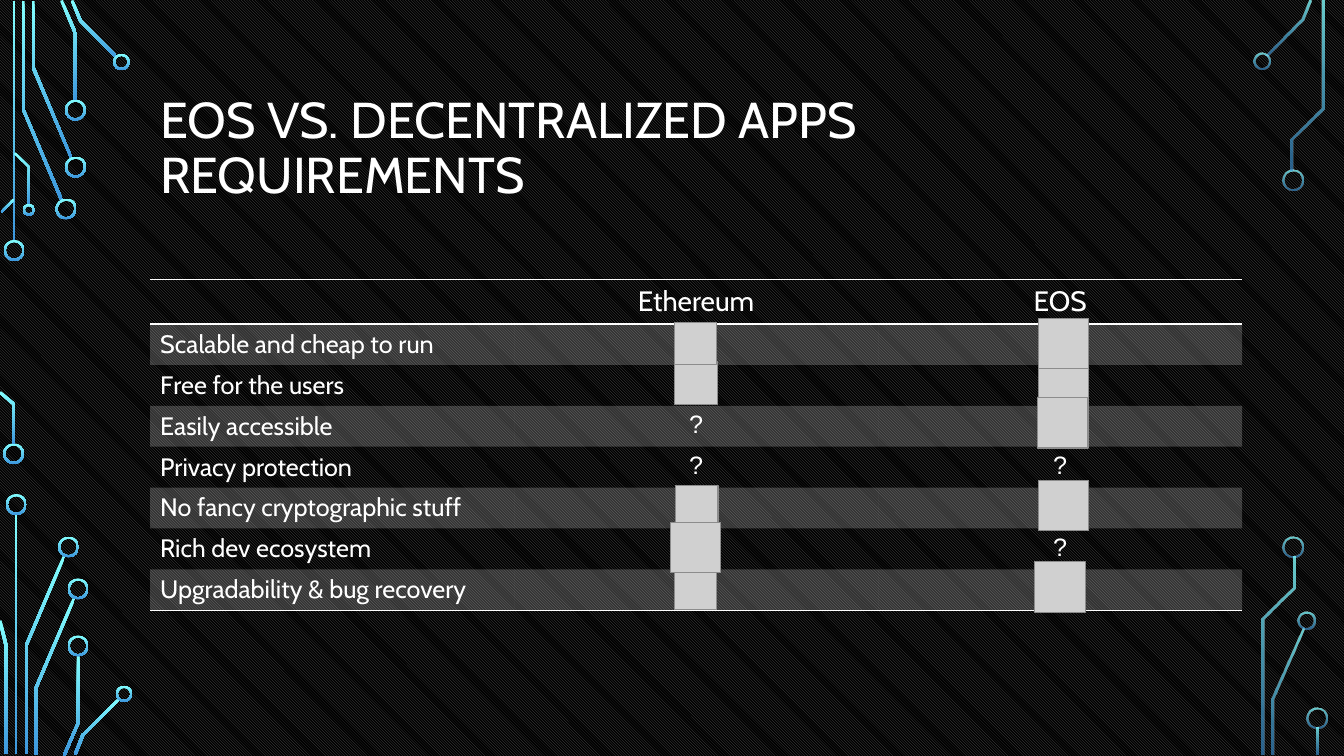
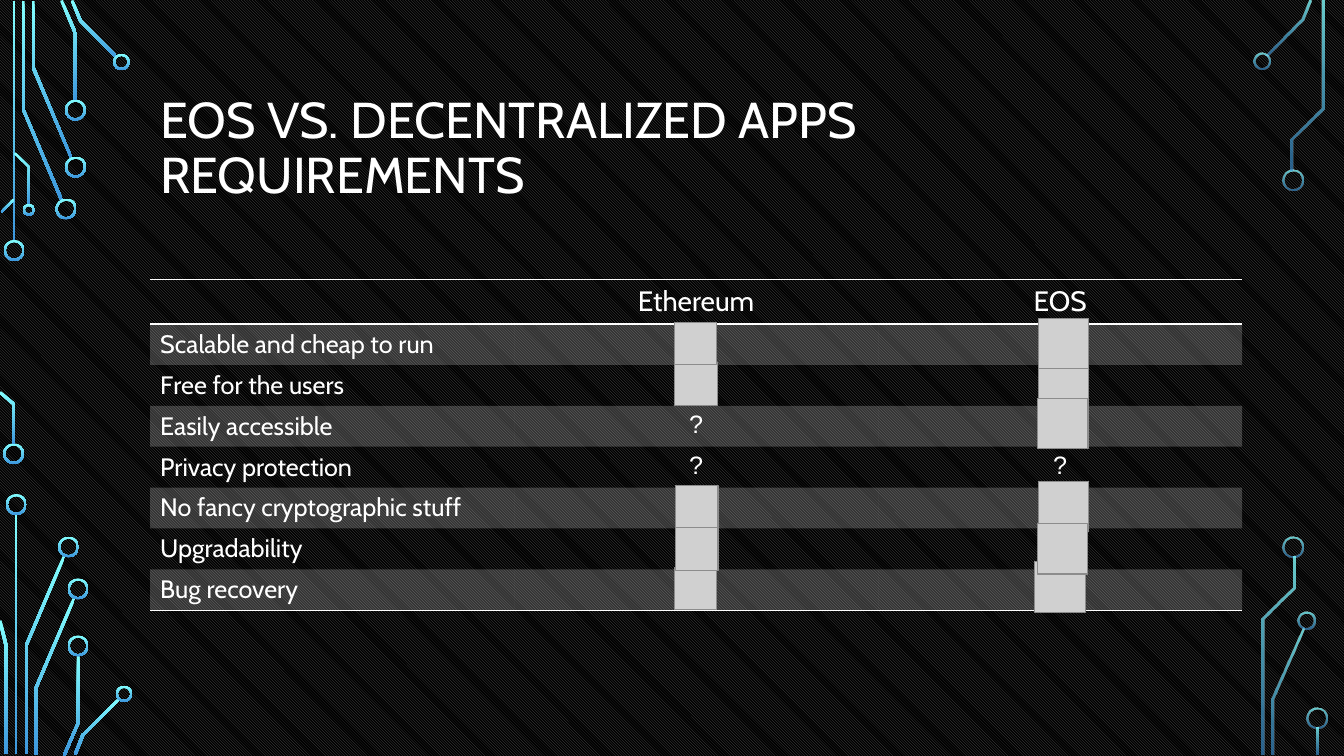
Before and after one commit to tokenika/tokenika.github.io, a slide deck: slide 42 of WarsawBlock(3).pptx (slide 45 before the commit). Drawn at 1344x756 pixels with LibreOffice and Linux fonts; fonts in the diff are those of the drawing; grey boxes stand for pictures; background and template pictures are left out. Boxes give left, top, right and bottom in pixels: in the first picture for what was removed or moved away, otherwise in the second. Text is boxed around its words. In the diff, an @@ line names an element or a change of style, - is before the commit and + after.

```diff
--- a/WarsawBlock(3).pptx
+++ b/WarsawBlock(3).pptx
@@ table at [150,280,1242,610] @@
-row 7, column 1: Rich dev ecosystem
+row 7, column 1: Upgradability
-row 7, column 3: ?
+row 7, column 3: 
-row 8, column 1: Upgradability & bug recovery
+row 8, column 1: Bug recovery
@@ picture added at [676,527,718,570] @@
@@ picture: place and size @@
-picture at [670,522,721,573]
+picture at [1037,524,1088,575]
```
Also in this commit, not shown: 3 other slides changed, 3 slides removed, 1 other file.
